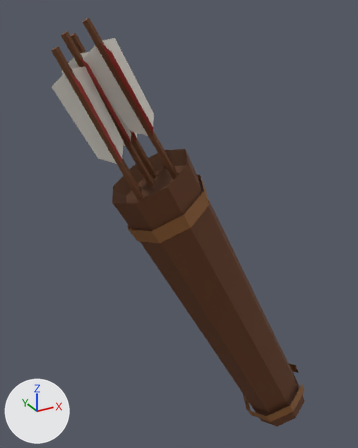
Renders of the FBX model Assets/_Game/Models/Characters/Heroes2/Weapons/W2_Quiver.fbx from each side of a commit.
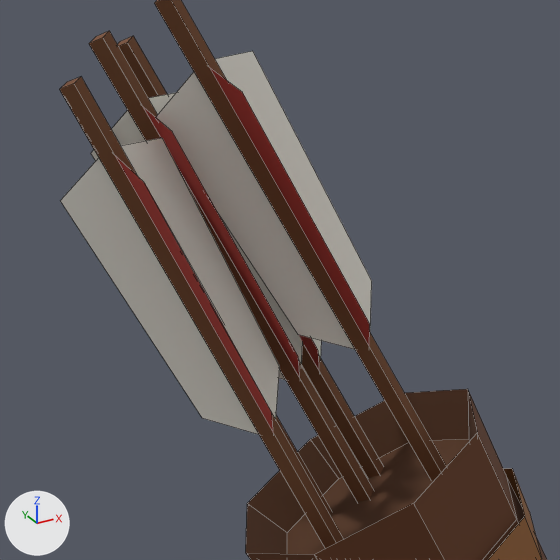
The first picture shows the older version from a camera (50 mm lens) standing at (-0.383, -0.492, 0.431) and looking at (-0.051, 0.112, 0.128). The close-ups show the older and then the newer version on the part from 9% to 60% of the width and 5% to 46% of the height of that picture. Only the edits that show in the close-ups are written down. The axes (+X, +Y, +Z) are drawn at lower left. The lights are the same throughout. The close-ups show mesh edges as thin lines. Where no turn or scale is listed for an object, it has been applied to the vertices. Vertices at exactly the same position are counted once.

The older version as bpy lines, for what is in view:
```python
me_w2_quiver = bpy.data.meshes.new('W2_Quiver')
me_w2_quiver.from_pydata(...)  # 185 vertices, 128 faces; spans x -0.234..0.189, y 0.008..0.118, z -0.299..0.419
# faces by material slot: [33, 16, 9, 30, 25, 10, 5]
me_w2_quiver.materials.append(mat_w2_leather)  # brown #663b1f
me_w2_quiver.materials.append(mat_w2_leatherlight)  # brown #946133
me_w2_quiver.materials.append(mat_w2_wooddark)  # brown #54331c
me_w2_quiver.materials.append(mat_w2_wood)  # brown #734729
me_w2_quiver.materials.append(mat_w2_steeldark)  # greyish blue #6b758a
me_w2_quiver.materials.append(mat_w2_feather)  # white #edebe0
me_w2_quiver.materials.append(mat_w2_featherred)  # red #b83329
ob_w2_quiver = bpy.data.objects.new('W2_Quiver', me_w2_quiver)
ob_w2_quiver.location = (0.0, 0.0, 0.0)
```
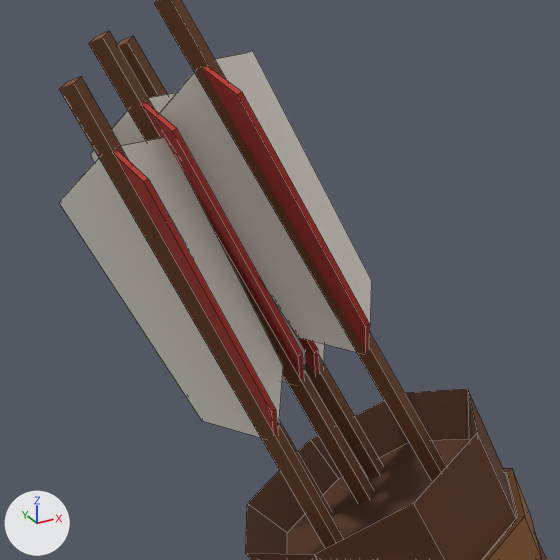
What differs and where, as boxes [x1, y1, x2, y2] in the close-ups (560 x 560 px):
part 1 of me_w2_quiver, built on: before [114, 51, 372, 433]; after [59, 51, 525, 560]

The change, as a list of edits to the scene's bpy script:
```text
Change me_w2_quiver:
    used by ob_w2_quiver; location = (0.0, 0.0, 0.0)
    remove me_w2_quiver.from_pydata(...)  # 185 vertices, 128 faces; spans x -0.234..0.189, y 0.008..0.118, z -0.299..0.419
    add me_w2_quiver.from_pydata(...)  # 277 vertices, 251 faces; spans x -0.234..0.189, y 0.008..0.118, z -0.299..0.419
    me_w2_quiver part 1
    5 faces are deleted
    92 vertices are added at x -0.234..0.179, y 0.011..0.114, z -0.266..0.397
    48 new faces join them, mat_w2_leatherlight (brown #946133)
    27 new faces join them, mat_w2_featherred (red #b83329)
    53 new faces join them, mat_w2_feather (white #edebe0)
```
